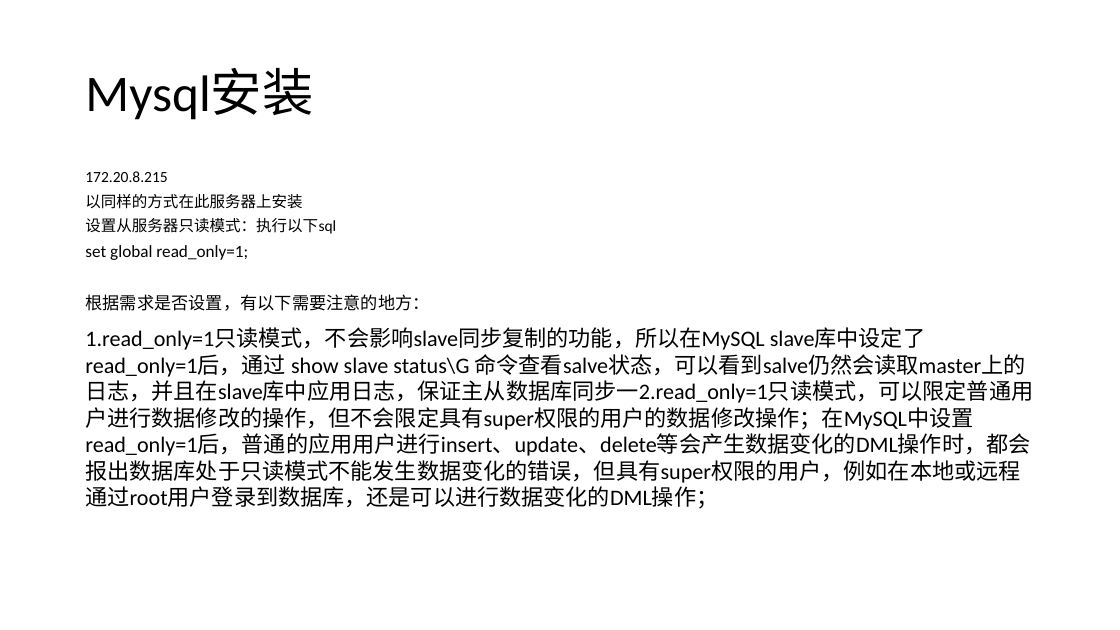
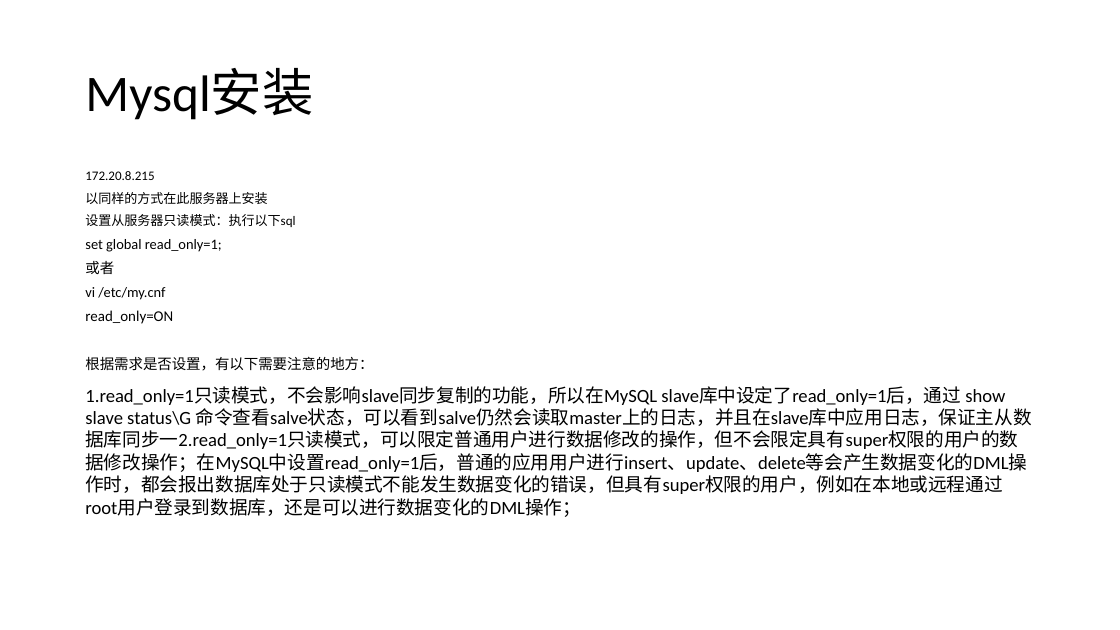
Before and after one commit to jee4a/jee4a-mysql-read-write, a slide deck: slide 8 of docs/Mysql 5.7主从搭建及读写分离应用示例.pptx. Drawn at 1120x630 pixels with LibreOffice and Linux fonts; fonts in the diff are those of the drawing. Boxes give left, top, right and bottom in pixels: in the first picture for what was removed or moved away, otherwise in the second. Text is boxed around its words. In the diff, an @@ line names an element or a change of style, - is before the commit and + after.

```diff
--- a/docs/Mysql 5.7主从搭建及读写分离应用示例.pptx
+++ b/docs/Mysql 5.7主从搭建及读写分离应用示例.pptx
@@ text at [85, 171, 1032, 517]: size 13.3 to 11.2 pt in "172.20.8.215", "以同样的方式在此服务器上安装", "设置从服务器只读模式：执行以下sql"; size 14.7 to 12.4 pt in "set global read_only=1;", "根据需求是否设置，有以下需要注意的地方："; size 19 to 16 pt in "1.read_only=1只读模式，不会影响slave同步复制的功能，所以在MySQL slave库中设定了read_o ..." @@
@@ text at [85, 261, 173, 324]: paragraphs added @@
+或者
+vi /etc/my.cnf
+read_only=ON
```
Also in this commit, not shown: 2 other slides changed.
